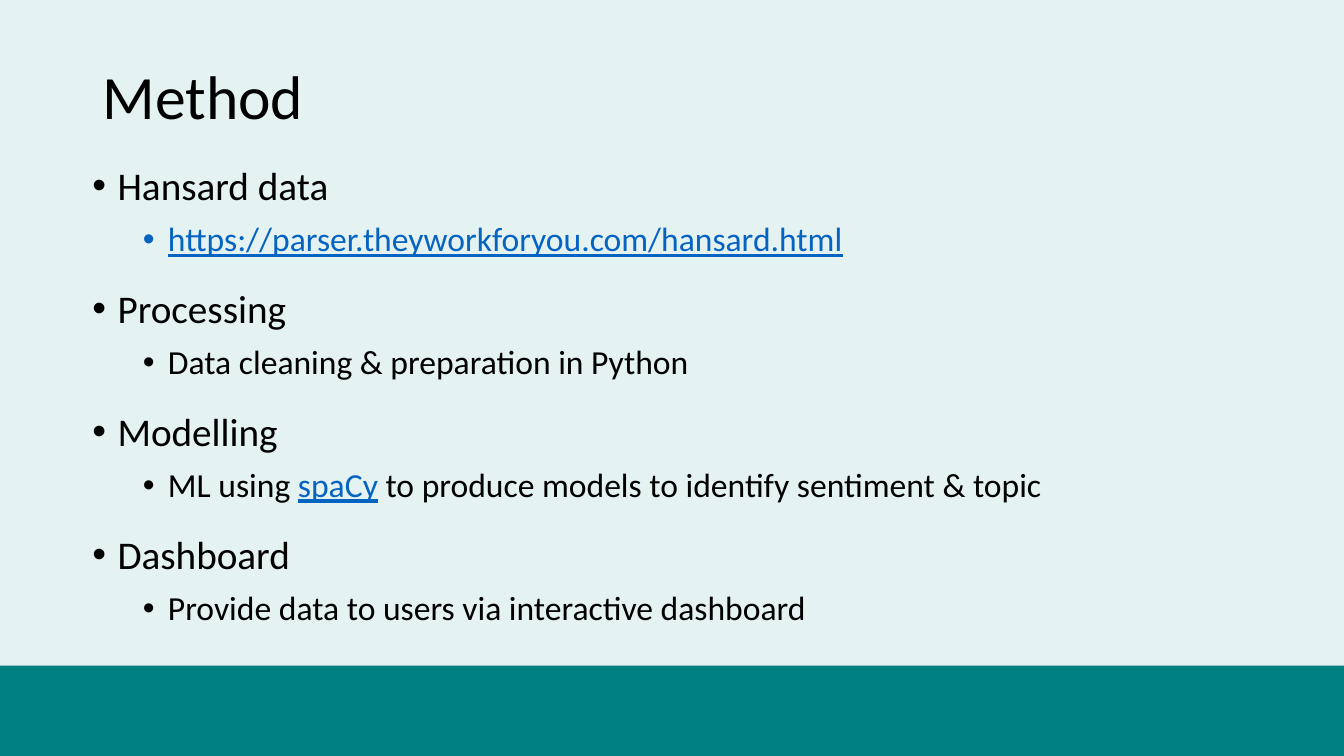
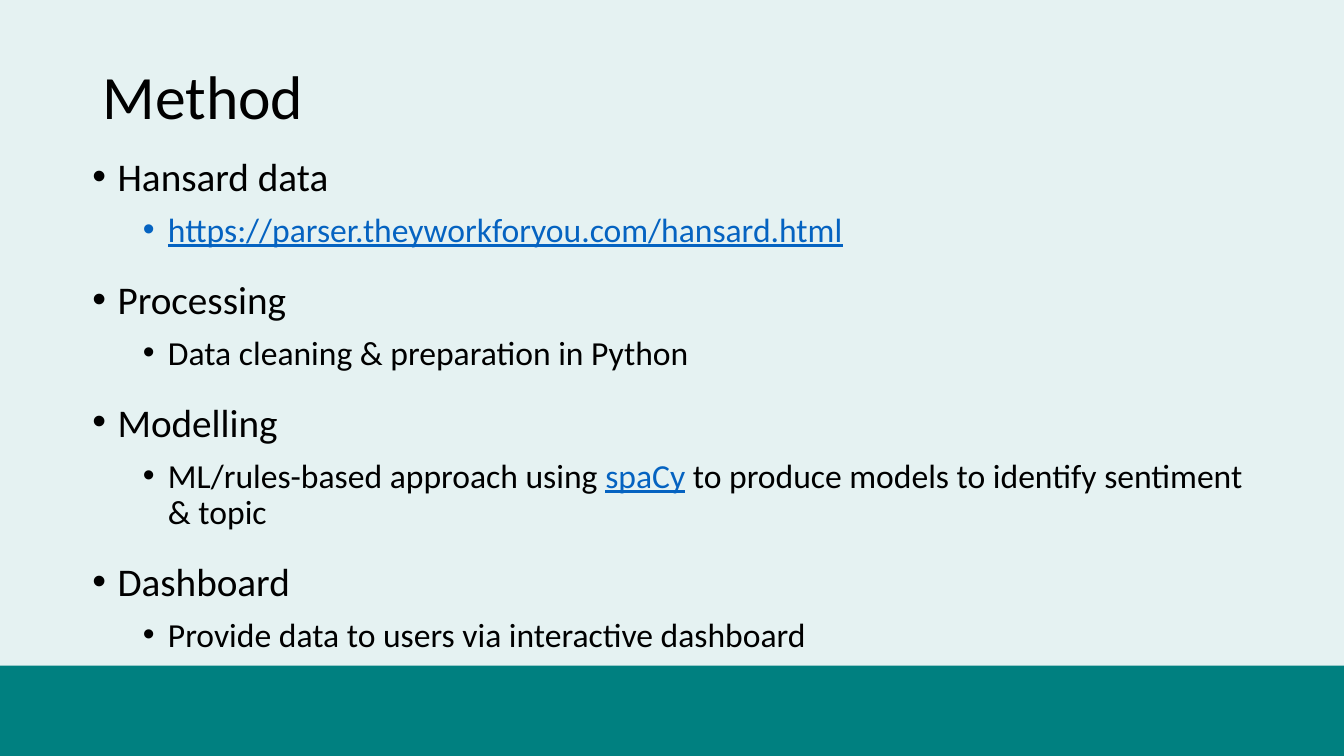
Before and after one commit to datasciencecampus/uk-parliament-stats, a slide deck: slide 5 of user-engagement/impact-task-and-finish-group--project-summary.pptx. Drawn at 1344x756 pixels with LibreOffice and Linux fonts; fonts in the diff are those of the drawing; background and template pictures are left out. Boxes give left, top, right and bottom in pixels: in the first picture for what was removed or moved away, otherwise in the second. Text is boxed around its words. In the diff, an @@ line names an element or a change of style, - is before the commit and + after.

Commit message:
minor update to .pptx for T&F group presentation. update to topic classification - remove stopwords/lemmatize debate titles for debate title model

```diff
--- a/user-engagement/impact-task-and-finish-group--project-summary.pptx
+++ b/user-engagement/impact-task-and-finish-group--project-summary.pptx
@@ text "Hansard data": place and size @@
-text "Hansard data" at (118,172,1041,621)
+text "Hansard data" at (118,163,1242,648)
@@ text at (168,464,1242,530): text changed @@
-  • ML using spaCy to produce models to identify sentiment & topic
+  • ML/rules-based approach using spaCy to produce models to identify sentiment & topic
```
Also in this commit, not shown: 1 other file.
